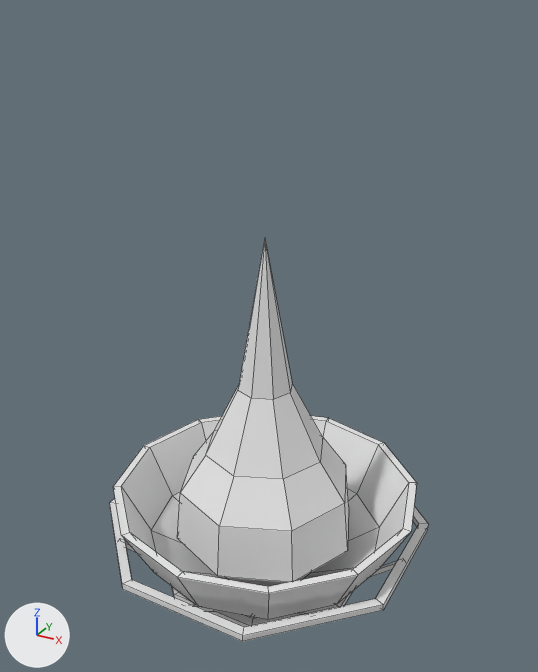
Renders of the Blender file Assets/Edits/GameAssets.blend from each side of a commit.
Both versions are drawn from a 50 mm camera at (4.75, -8.52, 8.96) aimed at (-0.01, 0.13, 4.63). The lights are fixed; the arrows at lower left show +X, +Y and +Z. The older version comes first. Mesh edges are drawn as thin lines. The same objects are shown in both versions, whatever each file hides.

In view in the first picture: 'AltarModel'.
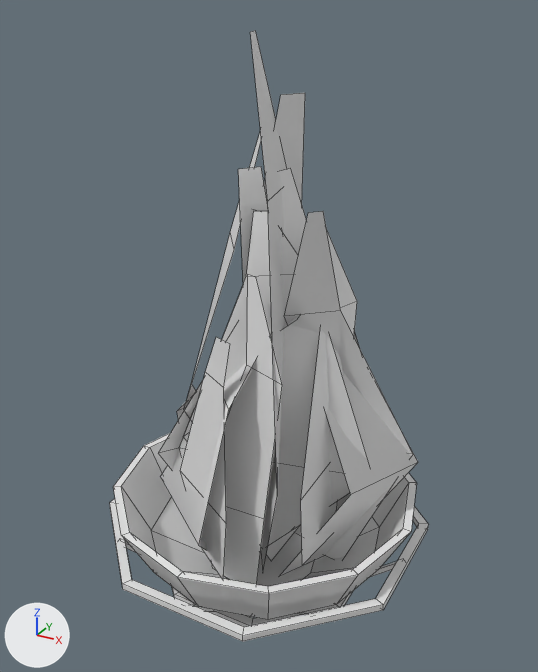
What changed in the scene script:
```text
Add mat_fire1:
    mat_fire1 = principled_material('Fire1')
    mat_fire1.base_color = (0.8, 0.8, 0.8)  # white #e7e7e7
Change me_plane:
    used by ob_altarmodel; location = (0.0, 0.0, 0.0)
    remove me_plane.from_pydata(...)  # 465 vertices, 375 faces; spans x -2.37..2.37, y -2.37..2.37, z 0.01..6.14
    add me_plane.from_pydata(...)  # 548 vertices, 381 faces; spans x -2.37..2.37, y -2.37..2.37, z 0.01..8.71
    me_plane part 1: the loose piece of 41 vertices spanning x -1.43..1.43, y -1.43..1.43, z 0.68..6.14 is rebuilt with 8 vertices and now spans x -1.39..0.37, y -0.85..1.38, z 0.84..7.11, in mat_fire1 (white #e7e7e7)
    me_plane part 2
    116 vertices are added at x -1.59..2.21, y -1.69..1.65, z 0.83..8.71
    44 new faces join them, mat_fire1 (white #e7e7e7), smooth
    remove me_plane.materials.append(mat_fire)  # white #e7e7e7
    add me_plane.materials.append(mat_fire1)  # white #e7e7e7
```

Boxes (x1, y1, x2, y2) around the edits, measured in the pictures (538 x 672 px):
'AltarModel', reshaped (52% taller): before (110, 240, 428, 641); after (110, 30, 428, 641)
part 1 of me_plane, rebuilt: before (177, 240, 349, 582); after (158, 167, 268, 470)
part 2 of me_plane, added: after (161, 30, 418, 584)
